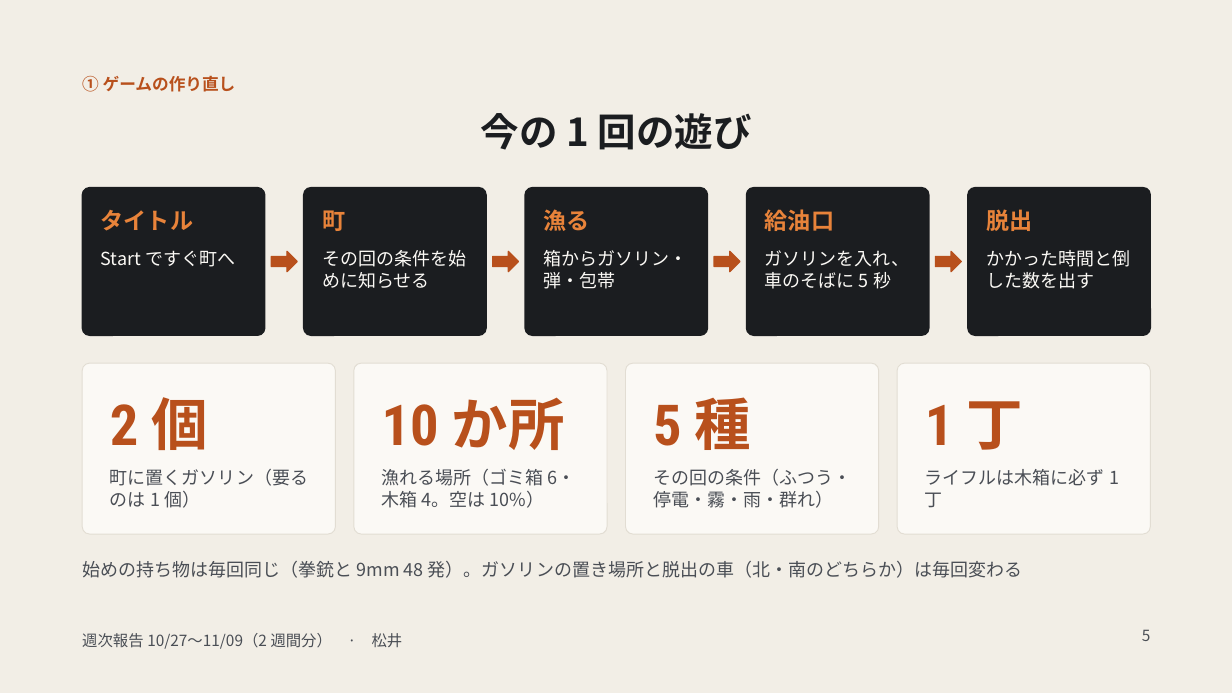
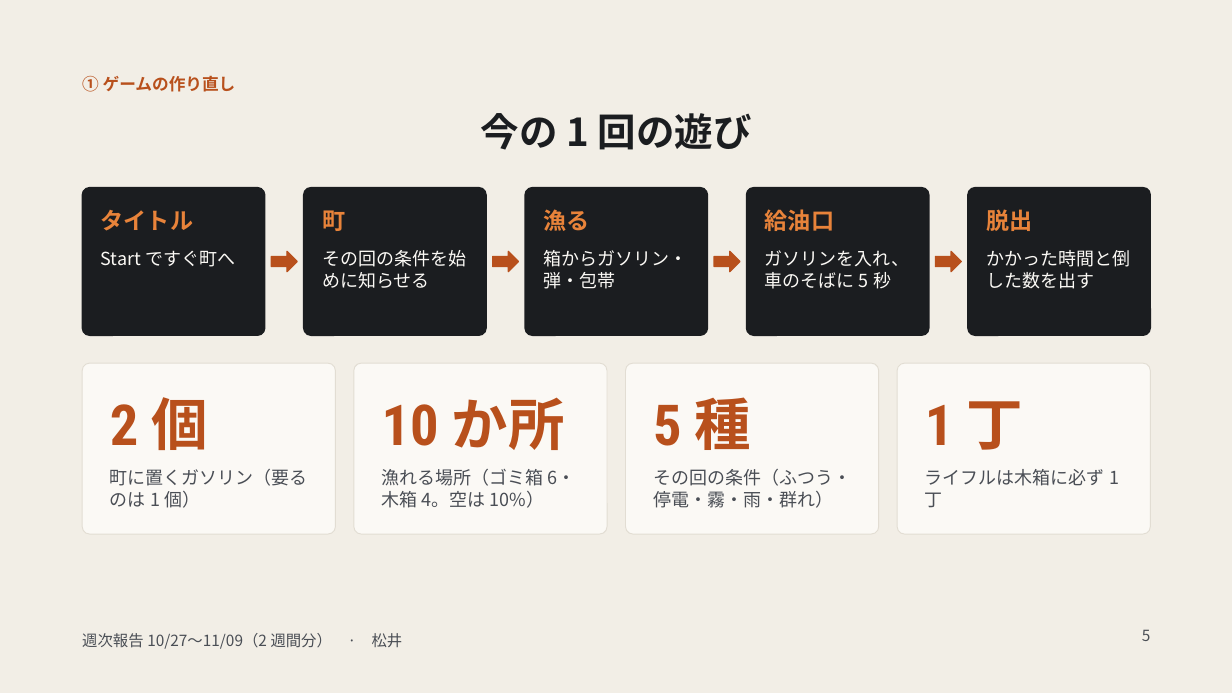
Before and after one commit to madoromi05/LastDrop, a slide deck: slide 5 of SummaryPlan/報告書/週次報告 10 27〜11 09.pptx. Drawn at 1232x693 pixels with LibreOffice and Linux fonts; fonts in the diff are those of the drawing. Boxes give left, top, right and bottom in pixels: in the first picture for what was removed or moved away, otherwise in the second. Text is boxed around its words. In the diff, an @@ line names an element or a change of style, - is before the commit and + after.

```diff
--- a/SummaryPlan/報告書/週次報告 10 27〜11 09.pptx
+++ b/SummaryPlan/報告書/週次報告 10 27〜11 09.pptx
@@ text removed at <box>82,561,1022,578</box> @@
-始めの持ち物は毎回同じ（拳銃と 9mm 48 発）。ガソリンの置き場所と脱出の車（北・南のどちらか）は毎回変わる
```
Also in this commit, not shown: 6 other slides changed, 3 slides added, 5 slides removed, 1 other file.
